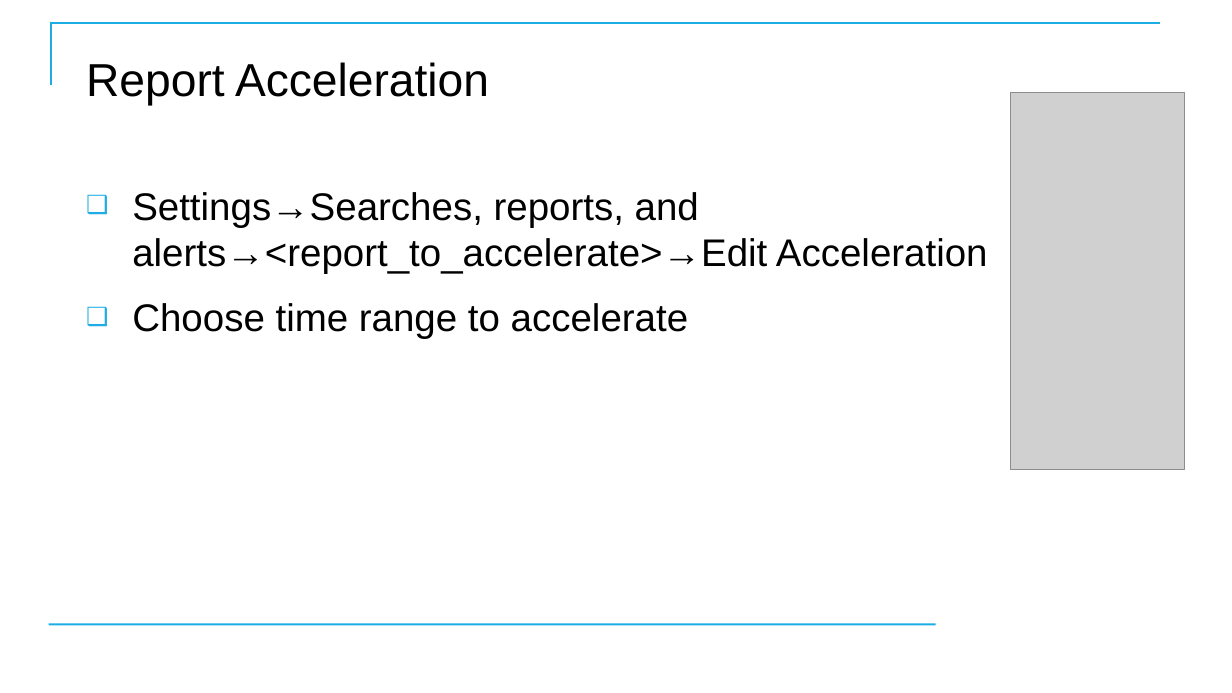
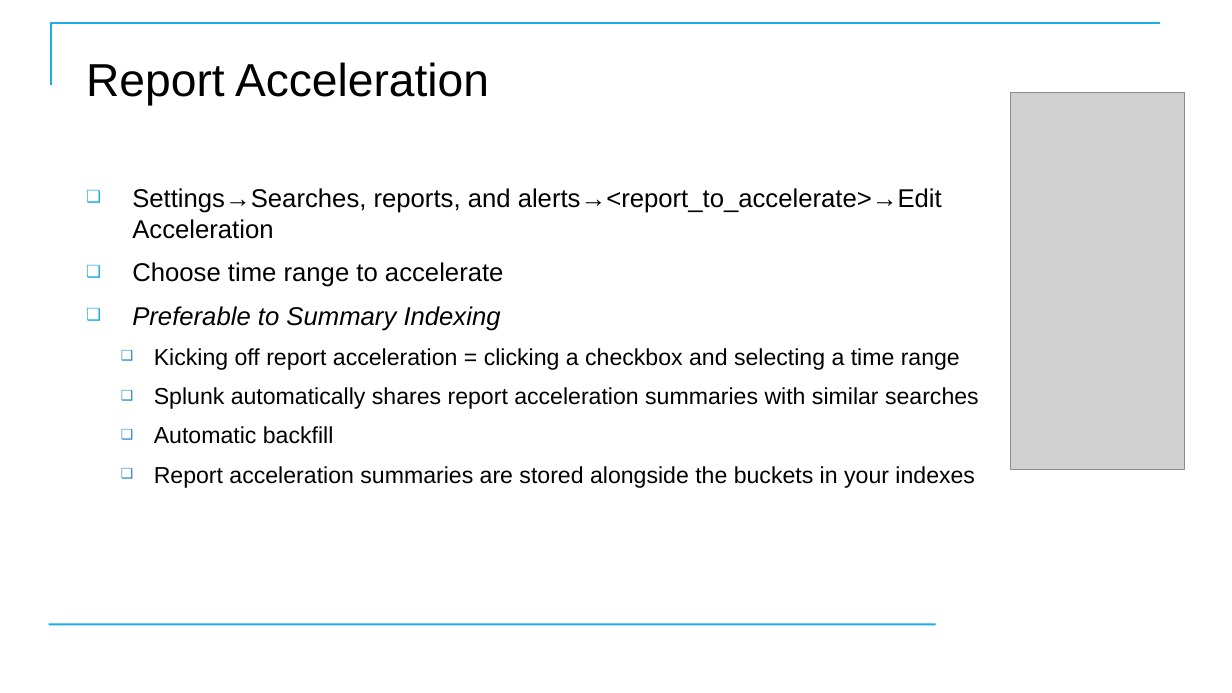
Before and after one commit to CostelloTechnicalConsulting/XSPLK2ClassFiles, a slide deck: slide 94 of ppt/SplunkFundamentals2v1_3.pptx. Drawn at 1232x693 pixels with LibreOffice and Linux fonts; fonts in the diff are those of the drawing; grey boxes stand for pictures; background and template pictures are left out. Boxes give left, top, right and bottom in pixels: in the first picture for what was removed or moved away, otherwise in the second. Text is boxed around its words. In the diff, an @@ line names an element or a change of style, - is before the commit and + after.

```diff
--- a/ppt/SplunkFundamentals2v1_3.pptx
+++ b/ppt/SplunkFundamentals2v1_3.pptx
@@ text at bbox=[132, 188, 942, 287]: size 30 to 20 pt in "Settings→Searches, reports, and alerts→<report_to_accelerate ...", "Choose time range to accelerate"; less space between paragraphs @@
@@ text at bbox=[132, 306, 979, 488]: paragraphs added @@
+❑ Preferable to Summary Indexing
+  ❑ Kicking off report acceleration = clicking a checkbox and selecting a time range
+  ❑ Splunk automatically shares report acceleration summaries with similar searches
+  ❑ Automatic backfill
+  ❑ Report acceleration summaries are stored alongside the buckets in your indexes
```
Also in this commit, not shown: 3 other slides changed.
